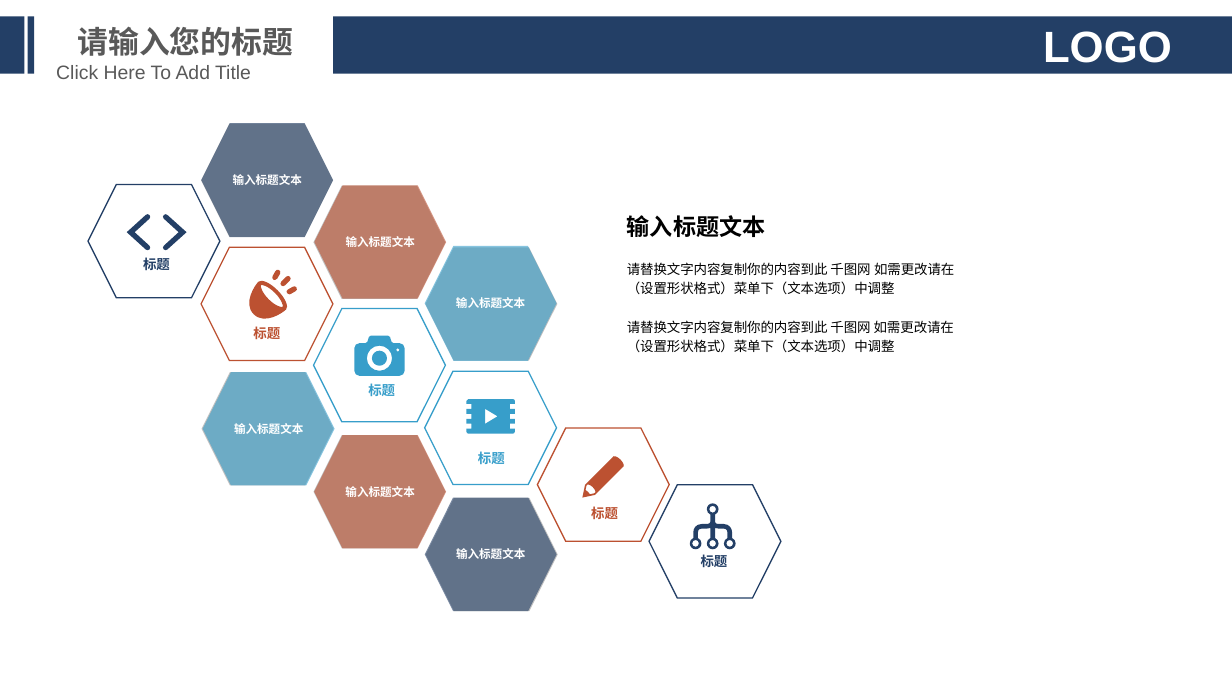
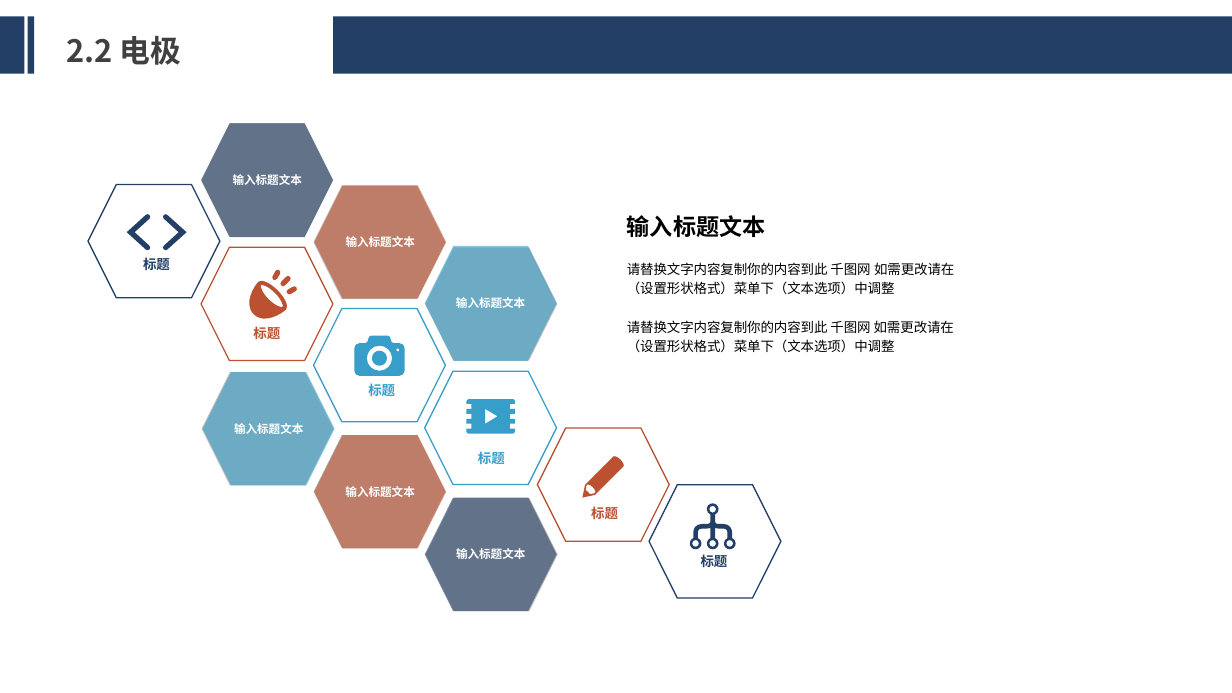
Before and after one commit to Runjunjin/spring, a slide deck: slide 11 of referencereport/PPT/conclusion.pptx. Drawn at 1232x693 pixels with LibreOffice and Linux fonts; fonts in the diff are those of the drawing; background and template pictures are left out. Boxes give left, top, right and bottom in pixels: in the first picture for what was removed or moved away, otherwise in the second. Text is boxed around its words. In the diff, an @@ line names an element or a change of style, - is before the commit and + after.

```diff
--- a/referencereport/PPT/conclusion.pptx
+++ b/referencereport/PPT/conclusion.pptx
@@ text removed at <box>77,27,293,56</box> @@
-请输入您的标题
@@ text added at <box>66,36,182,65</box>, 24 pt, text #404040, bold @@
+2.2 电极
@@ text removed at <box>1043,31,1172,63</box> @@
-LOGO
@@ text removed at <box>56,65,251,79</box> @@
-Click Here To Add Title
```
Also in this commit, not shown: 17 other slides changed, 8 slides added, 5 slides removed.
